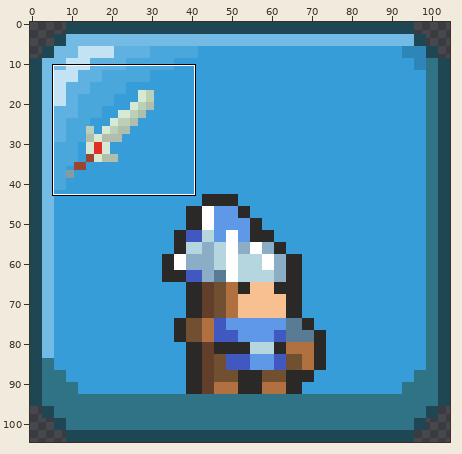
Sprite sheet: Assets/Resources/image/16.png. Above: a wide view before the commit, with the close-up outlined.
Close-up. First the earlier version:
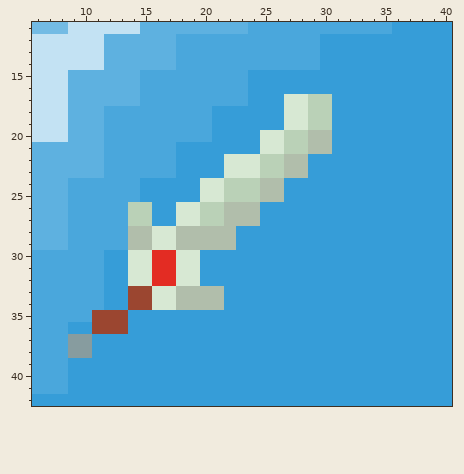
The file is 105x105 pixels. Colours within 5 levels of each other are drawn and written as one. Shown: x 6..40, y 11..42.
Now the later version:
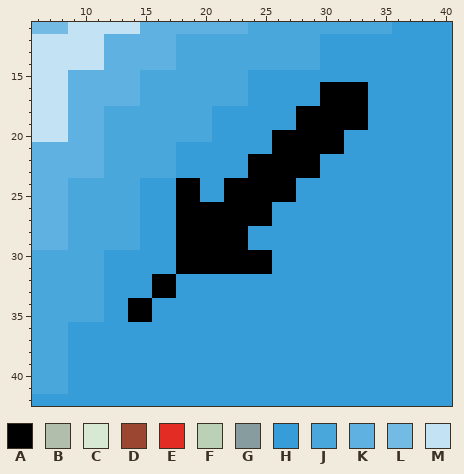
Palette (. is transparent): A #000000  B #b1beab  C #d7e8d3  D #9b4630  E #e32c23  F #bad1b7  G #879c9f  H #369dd8  J #4aa7dc  K #5eb1e0  L #73bbe4  M #c3e2f3
What changed:
Colour B becomes colour A in rows 20 to 21 at x 29 to 30; in rows 22 to 23 at x 27 to 28; in rows 24 to 25 at x 25 to 26; in rows 26 to 27 at x 22 to 24; in rows 28 to 29 at x 18 to 22.
Colour C becomes colour A in rows 18 to 19 at x 28; in rows 20 to 21 at x 26; in rows 22 to 23 at x 24; in rows 26 to 27 at x 18 to 19; in rows 30 to 31 at x 18 to 19; in row 33 at x 16 to 17.
Colour D becomes colour A in row 34 at x 14 to 15.
Colour E becomes colour A in row 32 at x 16 to 17.
Colour F becomes colour A in row 17 at x 30; in rows 18 to 19 at x 29 to 30; in rows 20 to 21 at x 27 to 28; in rows 22 to 23 at x 25 to 26; in rows 24 to 25 at x 22 to 24; in rows 26 to 27 at x 20 to 21.
Colour H becomes colour A in row 16 at x 30 to 33; in rows 17 to 19 at x 31 to 33; in rows 20 to 21 at x 31; in rows 22 to 23 at x 29; in rows 24 to 25 at x 18 to 19 and 27; in rows 26 to 27 at x 25.
Colour H becomes colour A in rows 28 to 29 at x 23; in rows 30 to 31 at x 20 to 25; in row 35 at x 14 to 15.
Colour B becomes colour H in rows 28 to 29 at x 15; in rows 33 to 34 at x 18 to 21.
Colour C becomes colour H in row 17 at x 27 to 28; in rows 18 to 19 at x 27; in rows 20 to 21 at x 25; in rows 22 to 23 at x 22 to 23; in rows 24 to 25 at x 20 to 21; in rows 28 to 29 at x 16 to 17.
Colour C becomes colour H in rows 30 to 31 at x 14 to 15; in row 32 at x 14 to 15 and 18 to 19; in row 34 at x 16 to 17.
Colour D becomes colour H in row 33 at x 14 to 15; in row 35 at x 12 to 13; in row 36 at x 11 to 13.
Colour E becomes colour H in rows 30 to 31 at x 16 to 17.
Colour F becomes colour H in row 17 at x 29; in rows 26 to 27 at x 15.
Colour G becomes colour H in rows 37 to 38 at x 9 to 10.
Colour B becomes colour J in rows 28 to 29 at x 14.
Colour D becomes colour J in row 35 at x 11.
Colour F becomes colour J in rows 26 to 27 at x 14.
Pixel boxes of the changes (left, top, right, bottom) in both close-ups:
changed: (68, 82, 368, 358)
